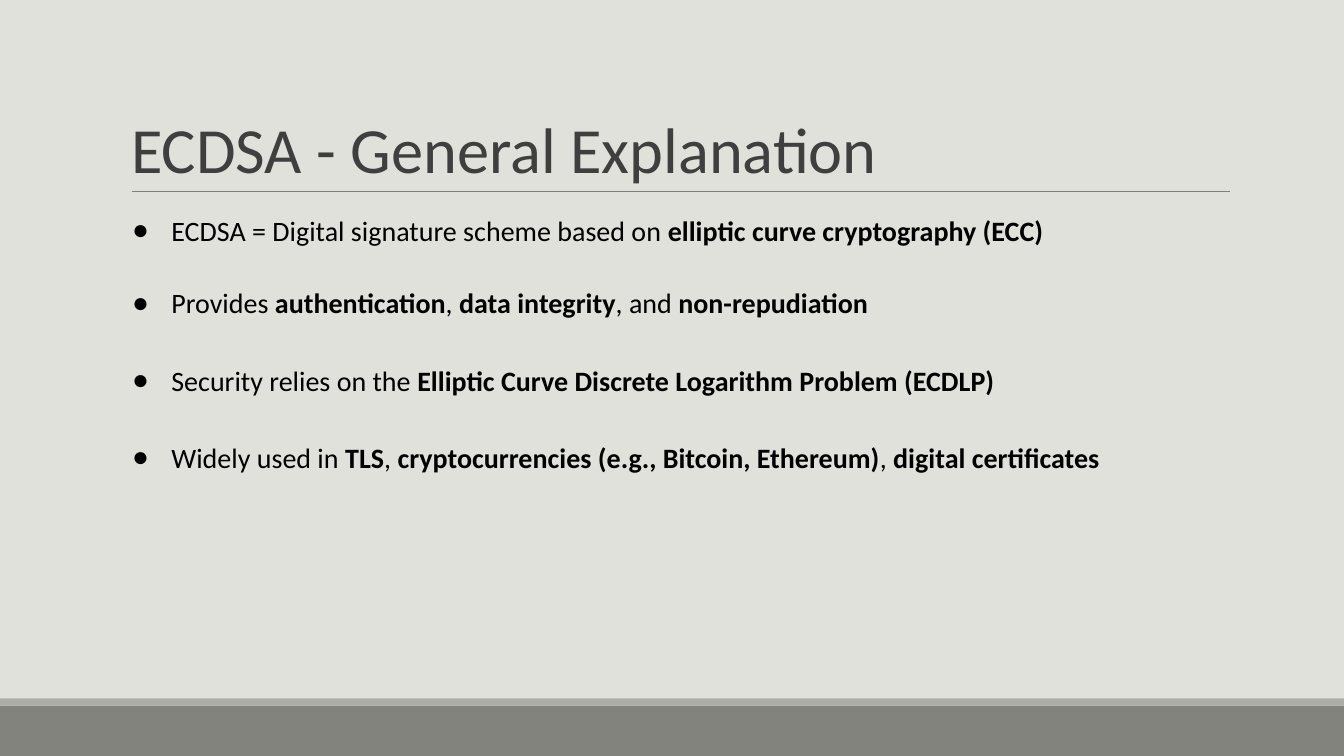
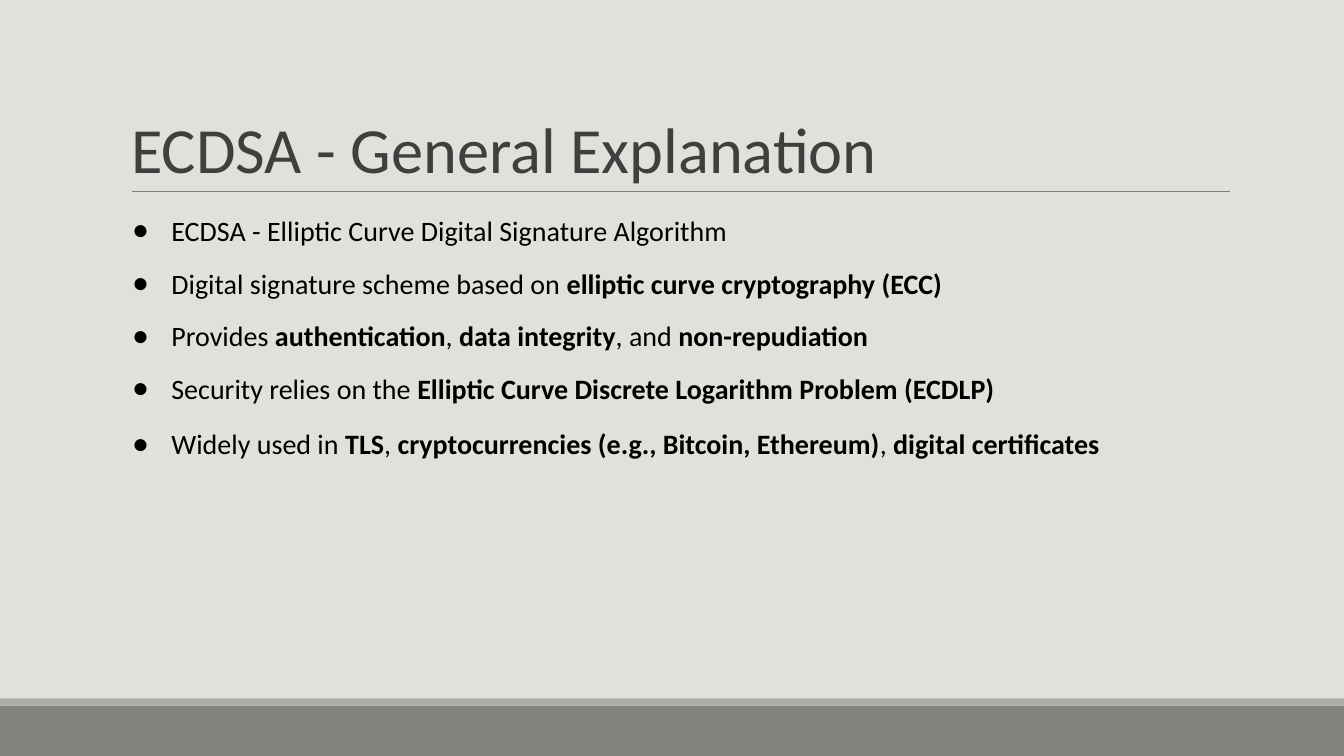
Before and after one commit to ShlomiFridman/CryptoProject2025, a slide deck: slide 20 of CryptoPresentation.pptx (slide 24 before the commit). Drawn at 1344x756 pixels with LibreOffice and Linux fonts; fonts in the diff are those of the drawing. Boxes give left, top, right and bottom in pixels: in the first picture for what was removed or moved away, otherwise in the second. Text is boxed around its words. In the diff, an @@ line names an element or a change of style, - is before the commit and + after.

```diff
--- a/CryptoPresentation.pptx
+++ b/CryptoPresentation.pptx
@@ text at [171,221,942,299]: text changed @@
-● ECDSA = Digital signature scheme based on elliptic curve cryptography (ECC)
+● ECDSA - Elliptic Curve Digital Signature Algorithm
+● Digital signature scheme based on elliptic curve cryptography (ECC)
@@ text at [171,326,1100,459]: more space between paragraphs @@
```
Also in this commit, not shown: 7 other slides changed, 2 slides added, 15 slides removed, 3 other files.
